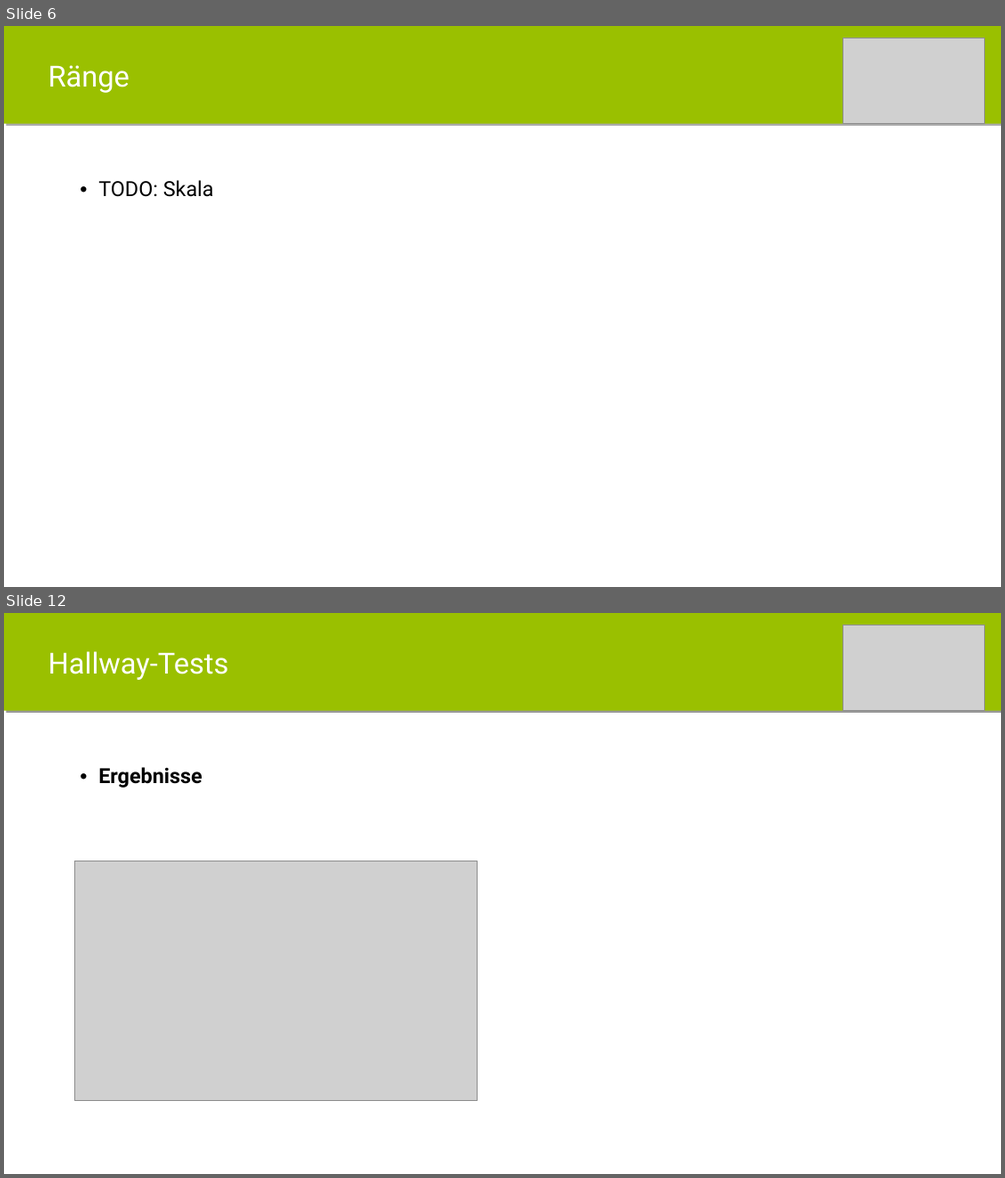
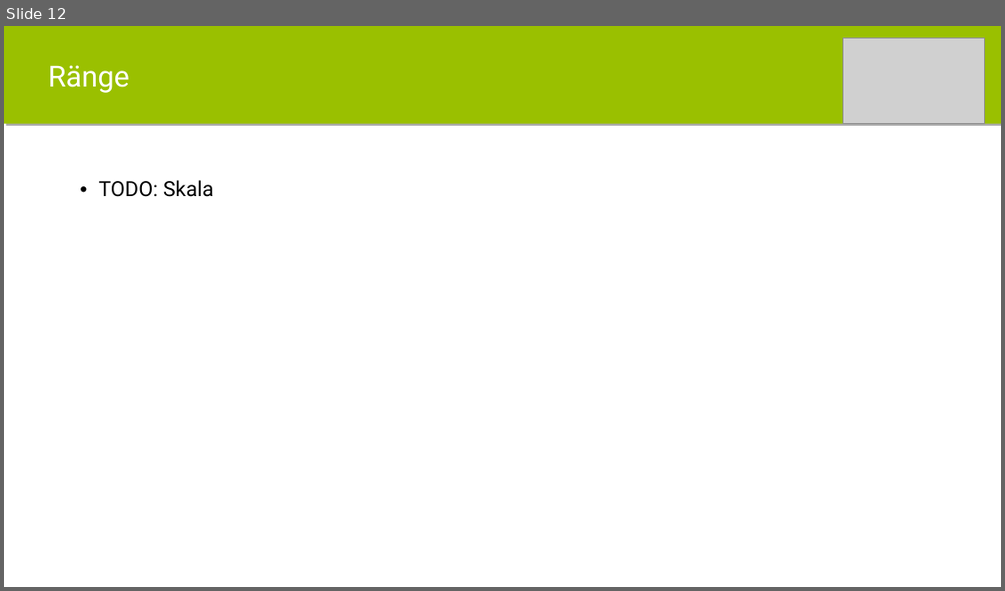
Before and after one commit to itzMatze/PSE-Team02, a slide deck: 5 Präsentation/mensameet_abschluss.pptx. Shown one above the other, each under a label of ours: slides 6 and 12 before the commit, slide 12 after it; the slides between them are not shown. The pictures are 1005x1178 and 1005x591 pixels, drawn with LibreOffice and Linux fonts; fonts in the diff are those of the drawing; grey boxes stand for pictures. Boxes give left, top, right and bottom in pixels: in the first picture for what was removed or moved away, otherwise in the second. Text is boxed around its words. In the diff, an @@ line names an element or a change of style, - is before the commit and + after.

```diff
--- a/5 Präsentation/mensameet_abschluss.pptx
+++ b/5 Präsentation/mensameet_abschluss.pptx
@@ slide 12 removed at [4, 613, 1001, 1174], background #FFFFFF @@
@@ rectangle removed at [4, 613, 1001, 710] @@
-Hallway-Tests
@@ picture removed at [843, 625, 985, 710] @@
@@ text removed at [98, 767, 202, 787] @@
-• Ergebnisse
@@ picture removed at [75, 861, 477, 1101] @@
@@ what was slide 6 is now slide 12 @@
```
Also in this commit, not shown: 1 slide changed, 8 slides added, 6 other slides removed.
